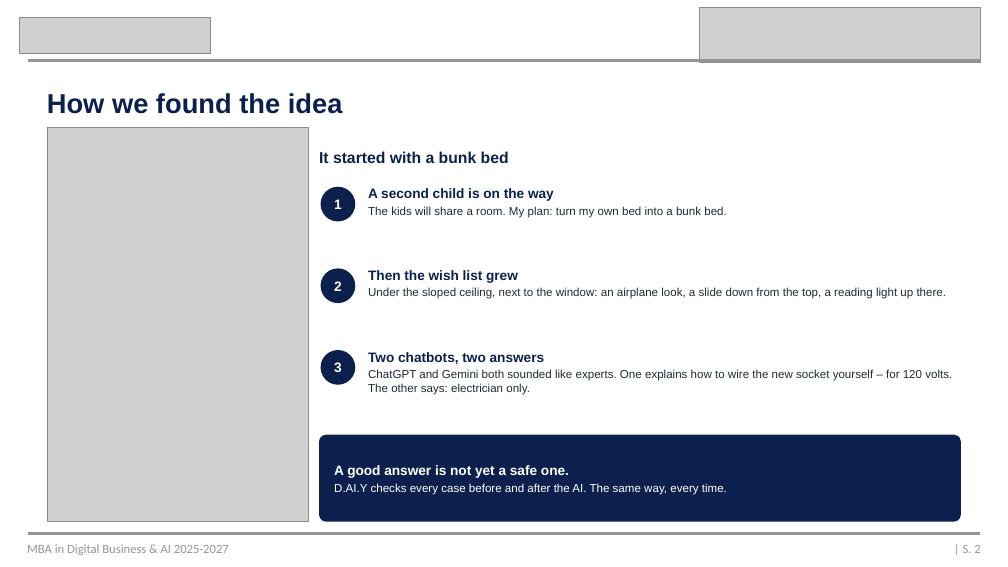
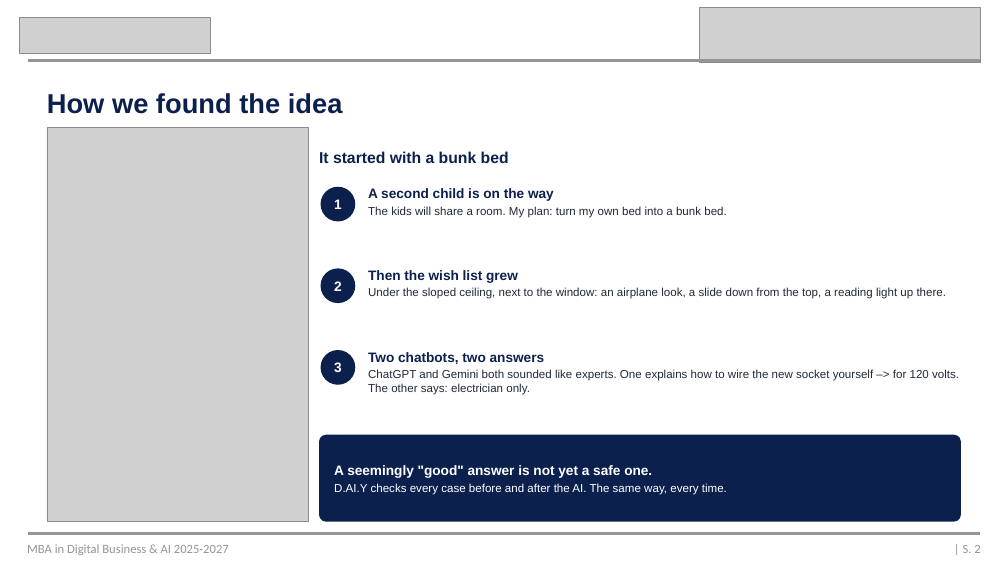
Before and after one commit to mrh421/Applied_AI_DAIY, a slide deck: slide 2 of presentation/DAIY_presentation_v6.pptx. Drawn at 1008x567 pixels with LibreOffice and Linux fonts; fonts in the diff are those of the drawing; grey boxes stand for pictures; background and template pictures are left out. Boxes give left, top, right and bottom in pixels: in the first picture for what was removed or moved away, otherwise in the second. Text is boxed around its words. In the diff, an @@ line names an element or a change of style, - is before the commit and + after.

```diff
--- a/presentation/DAIY_presentation_v6.pptx
+++ b/presentation/DAIY_presentation_v6.pptx
@@ text at <box>368,369,959,395</box>: text changed @@
-ChatGPT and Gemini both sounded like experts. One explains how to wire the new socket yourself – for 120 volts. The other says: electrician only.
+ChatGPT and Gemini both sounded like experts. One explains how to wire the new socket yourself –> for 120 volts. The other says: electrician only.
@@ text at <box>334,465,652,478</box>: text changed @@
-A good answer is not yet a safe one.
+A seemingly "good" answer is not yet a safe one.
```
Also in this commit, not shown: 8 other slides changed, 1 slide added.
